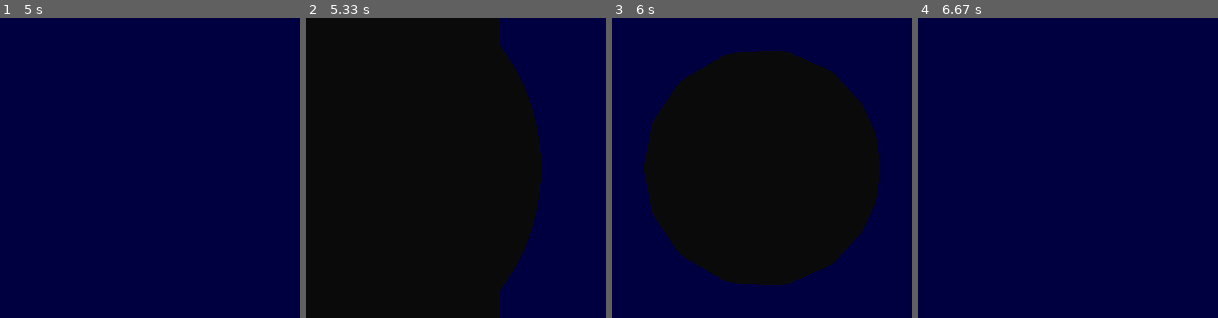
Above: before the commit, frames 1-4 (left to right).
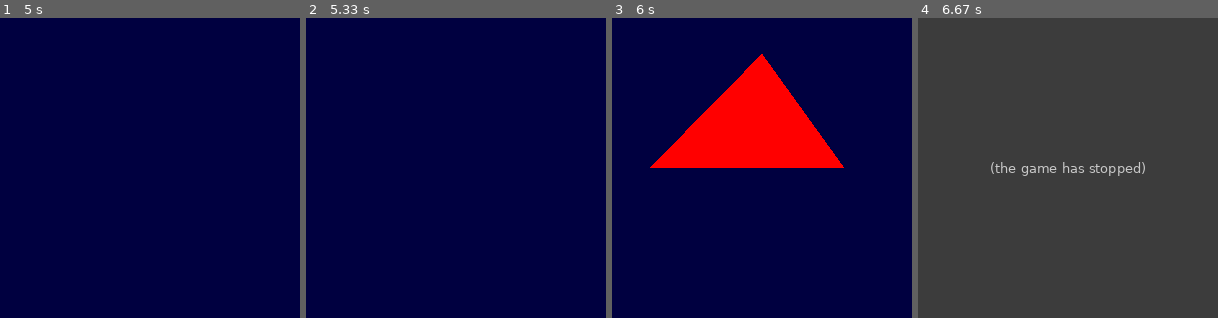
Above: after the commit, the same moments.

Repository: Distrotech/PyOpenGL
Game: pygame game, started from tests/test_core.py
Same seed, same stepped clock (60 frames per second), same inputs: the game is played once before the commit and once after it. The source is Python 2; it was converted automatically to run under Python 3.
Inputs:
- Up to frame 1 (5 s): no input
- Up to frame 2 (5.33 s): no input
- Up to frame 3 (6 s): no input
- Up to frame 4 (6.67 s): no input

Frame 1 is identical in both runs. In frame 2, 72% of the frame differs, in the area x 0-79%, y 0-100%; in frame 3, 48%; in frame 4, 100%, in the area x 0-100%, y 0-100%.
After the commit the program exited at 6.5 s; later frames show no game.

Commit message:
Get more tests passing with error-on-copy

Diff:
--- a/tests/test_core.py
+++ b/tests/test_core.py
@@ -77,19 +77,23 @@
 	def test_ctypes_array( self ):
 		color = (GLfloat * 3)( 0,1,0 )
 		glColor3fv( color )
-
-	def test_evaluator( self ):
-		"""Test whether the evaluator functions work"""
-		glDisable(GL_CULL_FACE)
-		glEnable(GL_MAP2_VERTEX_3)
-		glEnable(GL_DEPTH_TEST)
-		glEnable(GL_NORMALIZE)
-		glMap2f(GL_MAP2_VERTEX_3, 0, 1, 0, 1, self.evaluator_ctrlpoints)
-		glMapGrid2f(20, 0.0, 1.0, 20, 0.0, 1.0)
-		glShadeModel(GL_FLAT)
-		glEvalMesh2(GL_FILL, 0, 20, 0, 20)
-		glTranslatef( 0,0.001, 0 )
-		glEvalMesh2(GL_POINT, 0, 20, 0, 20)
+	if (not OpenGL.ERROR_ON_COPY) or array:
+		def test_evaluator( self ):
+			"""Test whether the evaluator functions work"""
+			glDisable(GL_CULL_FACE)
+			glEnable(GL_MAP2_VERTEX_3)
+			glEnable(GL_DEPTH_TEST)
+			glEnable(GL_NORMALIZE)
+			if array:
+				ctrl_points = array( self.evaluator_ctrlpoints,'f')
+			else:
+				ctrl_points = self.evaluator_ctrlpoints
+			glMap2f(GL_MAP2_VERTEX_3, 0, 1, 0, 1, ctrl_points)
+			glMapGrid2f(20, 0.0, 1.0, 20, 0.0, 1.0)
+			glShadeModel(GL_FLAT)
+			glEvalMesh2(GL_FILL, 0, 20, 0, 20)
+			glTranslatef( 0,0.001, 0 )
+			glEvalMesh2(GL_POINT, 0, 20, 0, 20)
 	def test_nurbs_raw( self ):
 		"""Test nurbs rendering using raw API calls"""
 		from OpenGL.raw import GLU
@@ -221,161 +225,17 @@
 		quad = gluNewQuadric()
 		glColor3f( 1,0, 0 )
 		gluSphere( quad, 1.0, 16, 16 )
-	def test_simple( self ):
-		"""Test for simple vertex-based drawing"""
-		glDisable( GL_LIGHTING )
-		glBegin( GL_TRIANGLES )
-		try:
-			try:
-				glVertex3f( 0.,1.,0. )
-			except Exception, err:
-				traceback.print_exc()
-			glVertex3fv( [-1,0,0] )
-			glVertex3dv( [1,0,0] )
-			try:
-				glVertex3dv( [1,0] )
-			except ValueError, err:
-				#Got expected value error (good)
-				pass
-			else:
-				raise RuntimeError(
-					"""Should have raised a value error on passing 2-element array to 3-element function!""",
-				)
-		finally:
-			glEnd()
-		a = glGenTextures( 1 )
-		assert a
-		b = glGenTextures( 2 )
-		assert len(b) == 2
-	def test_arbwindowpos( self ):
-		"""Test the ARB window_pos extension will load if available"""
-		from OpenGL.GL.ARB.window_pos import glWindowPos2dARB
-		if glWindowPos2dARB:
-			glWindowPos2dARB( 0.0, 3.0 )
-	def test_getstring( self ):
-		assert glGetString( GL_EXTENSIONS )
-	def test_pointers( self ):
-		"""Test that basic pointer functions work"""
-		vertex = constants.GLdouble * 3
-		vArray =  vertex * 2
-		glVertexPointerd( [[2,3,4,5],[2,3,4,5]] )
-		glVertexPointeri( ([2,3,4,5],[2,3,4,5]) )
-		glVertexPointers( [[2,3,4,5],[2,3,4,5]] )
-		glVertexPointerd( vArray( vertex(2,3,4),vertex(2,3,4) ) )
-		myVector = vArray( vertex(2,3,4),vertex(2,3,4) )
-		glVertexPointer(
-			3,
-			GL_DOUBLE,
-			0,
-			ctypes.cast( myVector, ctypes.POINTER(constants.GLdouble))
-		)
-
-		repr(glVertexPointerb( [[2,3],[4,5]] ))
-		glVertexPointerf( [[2,3],[4,5]] )
-		assert arrays.ArrayDatatype.dataPointer( None ) == None
-		glVertexPointerf( None )
-
-		glNormalPointerd( [[2,3,4],[2,3,4]] )
-		glNormalPointerd( None )
-
-		glTexCoordPointerd( [[2,3,4],[2,3,4]] )
-		glTexCoordPointerd( None )
-
-		glColorPointerd( [[2,3,4],[2,3,4]] )
-		glColorPointerd( None )
-
-		glEdgeFlagPointerb( [0,1,0,0,1,0] )
-		glEdgeFlagPointerb( None )
-
-		glIndexPointerd( [0,1,0,0,1,0] )
-		glIndexPointerd( None )
-
-		glColor4fv( [0,0,0,1] )
-
-		# string data-types...
-		import struct
-		s = struct.pack( '>iiii', 2,3,4,5 ) * 2
-		result = glVertexPointer( 4,GL_INT,0,s )
-	TESS_TEST_SHAPE = [
-			[191,   0],
-			[ 191, 1480],
-			[ 191, 1480],
-			[ 401, 1480],
-			[ 401, 1480],
-			[401,   856],
-			[401,   856],
-			[1105,  856],
-			[1105,  856],
-			[1105, 1480],
-			[1105, 1480],
-			[1315, 1480],
-			[1315, 1480],
-			[1315,    0],
-			[1315,    0],
-			[1105,    0],
-			[1105,    0],
-			[1105,  699],
-			[1105,  699],
-			[401,   699],
-			[401,   699],
-			[401,     0],
-			[401,     0],
-			[191,     0],
-			[191,     0],
-			[191,     0],
-		]
-	def test_tess(self ):
-		"""Test that tessellation works"""
-		glDisable( GL_LIGHTING )
-		glColor3f( 1,1,1 )
-		glNormal3f( 0,0,1 )
-		def begin( *args ):
-			return glBegin( *args )
-		def vertex( *args ):
-			return glVertex3dv( *args )
-		def end( *args ):
-			return glEnd( *args )
-		def combine( coords, vertex_data, weight):
-			return coords
-		tobj = gluNewTess()
-		gluTessCallback(tobj, GLU_TESS_BEGIN, begin);
-		gluTessCallback(tobj, GLU_TESS_VERTEX, vertex);
-		gluTessCallback(tobj, GLU_TESS_END, end);
-		gluTessCallback(tobj, GLU_TESS_COMBINE, combine);
-		gluTessBeginPolygon(tobj, None);
-		gluTessBeginContour(tobj);
-		for (x,y) in self.TESS_TEST_SHAPE:
-			vert = (x,y,0.0)
-			gluTessVertex(tobj, vert, vert);
-		gluTessEndContour(tobj);
-		gluTessEndPolygon(tobj);
-	def test_texture( self ):
-		"""Test texture (requires OpenGLContext and PIL)"""
-		try:
-			from OpenGLContext import texture
-			import Image
-			from OpenGL.GLUT import glutSolidTeapot
-		except ImportError, err:
-			pass
-		else:
-			glEnable( GL_TEXTURE_2D )
-			ourTexture = texture.Texture(
-				Image.open( 'yingyang.png' )
-			)
-			ourTexture()
-
-			glEnable( GL_LIGHTING )
-			glEnable( GL_LIGHT0 )
+	if not OpenGL.ERROR_ON_COPY:
+		def test_simple( self ):
+			"""Test for simple vertex-based drawing"""
+			glDisable( GL_LIGHTING )
 			glBegin( GL_TRIANGLES )
 			try:
 				try:
-					glTexCoord2f( .5, 1 )
 					glVertex3f( 0.,1.,0. )
 				except Exception, err:
 					traceback.print_exc()
-				glTexCoord2f( 0, 0 )
 				glVertex3fv( [-1,0,0] )
-				glTexCoord2f( 1, 0 )
 				glVertex3dv( [1,0,0] )
 				try:
 					glVertex3dv( [1,0] )
@@ -388,6 +248,152 @@
 					)
 			finally:
 				glEnd()
+			a = glGenTextures( 1 )
+			assert a
+			b = glGenTextures( 2 )
+			assert len(b) == 2
+	def test_arbwindowpos( self ):
+		"""Test the ARB window_pos extension will load if available"""
+		from OpenGL.GL.ARB.window_pos import glWindowPos2dARB
+		if glWindowPos2dARB:
+			glWindowPos2dARB( 0.0, 3.0 )
+	def test_getstring( self ):
+		assert glGetString( GL_EXTENSIONS )
+	if not OpenGL.ERROR_ON_COPY:
+		def test_pointers( self ):
+			"""Test that basic pointer functions work"""
+			vertex = constants.GLdouble * 3
+			vArray =  vertex * 2
+			glVertexPointerd( [[2,3,4,5],[2,3,4,5]] )
+			glVertexPointeri( ([2,3,4,5],[2,3,4,5]) )
+			glVertexPointers( [[2,3,4,5],[2,3,4,5]] )
+			glVertexPointerd( vArray( vertex(2,3,4),vertex(2,3,4) ) )
+			myVector = vArray( vertex(2,3,4),vertex(2,3,4) )
+			glVertexPointer(
+				3,
+				GL_DOUBLE,
+				0,
+				ctypes.cast( myVector, ctypes.POINTER(constants.GLdouble))
+			)
+
+			repr(glVertexPointerb( [[2,3],[4,5]] ))
+			glVertexPointerf( [[2,3],[4,5]] )
+			assert arrays.ArrayDatatype.dataPointer( None ) == None
+			glVertexPointerf( None )
+
+			glNormalPointerd( [[2,3,4],[2,3,4]] )
+			glNormalPointerd( None )
+
+			glTexCoordPointerd( [[2,3,4],[2,3,4]] )
+			glTexCoordPointerd( None )
+
+			glColorPointerd( [[2,3,4],[2,3,4]] )
+			glColorPointerd( None )
+
+			glEdgeFlagPointerb( [0,1,0,0,1,0] )
+			glEdgeFlagPointerb( None )
+
+			glIndexPointerd( [0,1,0,0,1,0] )
+			glIndexPointerd( None )
+
+			glColor4fv( [0,0,0,1] )
+
+			# string data-types...
+			import struct
+			s = struct.pack( '>iiii', 2,3,4,5 ) * 2
+			result = glVertexPointer( 4,GL_INT,0,s )
+		TESS_TEST_SHAPE = [
+				[191,   0],
+				[ 191, 1480],
+				[ 191, 1480],
+				[ 401, 1480],
+				[ 401, 1480],
+				[401,   856],
+				[401,   856],
+				[1105,  856],
+				[1105,  856],
+				[1105, 1480],
+				[1105, 1480],
+				[1315, 1480],
+				[1315, 1480],
+				[1315,    0],
+				[1315,    0],
+				[1105,    0],
+				[1105,    0],
+				[1105,  699],
+				[1105,  699],
+				[401,   699],
+				[401,   699],
+				[401,     0],
+				[401,     0],
+				[191,     0],
+				[191,     0],
+				[191,     0],
+			]
+		def test_tess(self ):
+			"""Test that tessellation works"""
+			glDisable( GL_LIGHTING )
+			glColor3f( 1,1,1 )
+			glNormal3f( 0,0,1 )
+			def begin( *args ):
+				return glBegin( *args )
+			def vertex( *args ):
+				return glVertex3dv( *args )
+			def end( *args ):
+				return glEnd( *args )
+			def combine( coords, vertex_data, weight):
+				return coords
+			tobj = gluNewTess()
+			gluTessCallback(tobj, GLU_TESS_BEGIN, begin);
+			gluTessCallback(tobj, GLU_TESS_VERTEX, vertex);
+			gluTessCallback(tobj, GLU_TESS_END, end);
+			gluTessCallback(tobj, GLU_TESS_COMBINE, combine);
+			gluTessBeginPolygon(tobj, None);
+			gluTessBeginContour(tobj);
+			for (x,y) in self.TESS_TEST_SHAPE:
+				vert = (x,y,0.0)
+				gluTessVertex(tobj, vert, vert);
+			gluTessEndContour(tobj);
+			gluTessEndPolygon(tobj);
+		def test_texture( self ):
+			"""Test texture (requires OpenGLContext and PIL)"""
+			try:
+				from OpenGLContext import texture
+				import Image
+				from OpenGL.GLUT import glutSolidTeapot
+			except ImportError, err:
+				pass
+			else:
+				glEnable( GL_TEXTURE_2D )
+				ourTexture = texture.Texture(
+					Image.open( 'yingyang.png' )
+				)
+				ourTexture()
+
+				glEnable( GL_LIGHTING )
+				glEnable( GL_LIGHT0 )
+				glBegin( GL_TRIANGLES )
+				try:
+					try:
+						glTexCoord2f( .5, 1 )
+						glVertex3f( 0.,1.,0. )
+					except Exception, err:
+						traceback.print_exc()
+					glTexCoord2f( 0, 0 )
+					glVertex3fv( [-1,0,0] )
+					glTexCoord2f( 1, 0 )
+					glVertex3dv( [1,0,0] )
+					try:
+						glVertex3dv( [1,0] )
+					except ValueError, err:
+						#Got expected value error (good)
+						pass
+					else:
+						raise RuntimeError(
+							"""Should have raised a value error on passing 2-element array to 3-element function!""",
+						)
+				finally:
+					glEnd()
 	if array:
 		def test_numpyConversion( self ):
 			"""Test that we can run a numpy conversion from double to float for glColorArray"""
@@ -407,47 +413,48 @@
 			assert v == GL_VERTEX_ARRAY, (v,GL_VERTEX_ARRAY)
 			assert v.name == GL_VERTEX_ARRAY.name, v.name
 
-	def test_copyNonContiguous( self ):
-		"""Test that a non-contiguous (transposed) array gets applied as a copy"""
-		glMatrixMode(GL_MODELVIEW)
-		glPushMatrix( )
-		try:
-			import numpy
-			transf = numpy.identity(4, dtype=numpy.float32)
-			# some arbitrary transformation...
-			transf[0,3] = 2.5
-			transf[2,3] = -80
-
-			# what do we get with the un-transposed version...
+	if not OpenGL.ERROR_ON_COPY:
+		def test_copyNonContiguous( self ):
+			"""Test that a non-contiguous (transposed) array gets applied as a copy"""
 			glMatrixMode(GL_MODELVIEW)
-			glLoadIdentity()
-			glMultMatrixf(transf)
-			untransposed = glGetFloatv(GL_MODELVIEW_MATRIX)
-			# now transposed...
-
-			# with a copy it works...
-			t2 = transf.transpose().copy()
-			# This doesn't work:
-			glLoadIdentity()
-			glMultMatrixf(t2)
-			# This does work:
-			#glMultMatrixf(transf.transpose().copy())
-			transposed = glGetFloatv(GL_MODELVIEW_MATRIX)
-
-			assert not numpy.allclose( transposed, untransposed ), (transposed, untransposed)
-
-			t2 = transf.transpose()
-			# This doesn't work:
-			glLoadIdentity()
-			glMultMatrixf(t2)
-			# This does work:
-			#glMultMatrixf(transf.transpose().copy())
-			transposed = glGetFloatv(GL_MODELVIEW_MATRIX)
-
-			assert not numpy.allclose( transposed, untransposed ), (transposed, untransposed)
-		finally:
-			glMatrixMode(GL_MODELVIEW)
-			glPopMatrix()
+			glPushMatrix( )
+			try:
+				import numpy
+				transf = numpy.identity(4, dtype=numpy.float32)
+				# some arbitrary transformation...
+				transf[0,3] = 2.5
+				transf[2,3] = -80
+
+				# what do we get with the un-transposed version...
+				glMatrixMode(GL_MODELVIEW)
+				glLoadIdentity()
+				glMultMatrixf(transf)
+				untransposed = glGetFloatv(GL_MODELVIEW_MATRIX)
+				# now transposed...
+
+				# with a copy it works...
+				t2 = transf.transpose().copy()
+				# This doesn't work:
+				glLoadIdentity()
+				glMultMatrixf(t2)
+				# This does work:
+				#glMultMatrixf(transf.transpose().copy())
+				transposed = glGetFloatv(GL_MODELVIEW_MATRIX)
+
+				assert not numpy.allclose( transposed, untransposed ), (transposed, untransposed)
+
+				t2 = transf.transpose()
+				# This doesn't work:
+				glLoadIdentity()
+				glMultMatrixf(t2)
+				# This does work:
+				#glMultMatrixf(transf.transpose().copy())
+				transposed = glGetFloatv(GL_MODELVIEW_MATRIX)
+
+				assert not numpy.allclose( transposed, untransposed ), (transposed, untransposed)
+			finally:
+				glMatrixMode(GL_MODELVIEW)
+				glPopMatrix()
 	def test_nullTexture( self ):
 		"""Test that we can create null textures"""
 		glTexImage2D(GL_TEXTURE_2D, 0, GL_RGB8, 512, 512, 0, GL_RGB, GL_INT, None)
@@ -472,9 +479,10 @@
 		import numpy
 		textures = glGenTextures(2)
 		residents = []
+		data = numpy.array( self.someData,'i' )
 		for texture in textures:
 			glBindTexture( GL_TEXTURE_2D,int(texture) )
-			glTexImage2D(GL_TEXTURE_2D, 0, GL_RGB8, 1, 1, 0, GL_RGB, GL_INT, self.someData)
+			glTexImage2D(GL_TEXTURE_2D, 0, GL_RGB8, 1, 1, 0, GL_RGB, GL_INT, data)
 			residents.append(
 				glGetTexParameteriv(GL_TEXTURE_2D, GL_TEXTURE_RESIDENT )
 			)
@@ -626,8 +634,8 @@
 			glNormal3f( 0,0,1 )
 			glBegin( GL_QUADS )
 			for v in [[0,0,0],[0,1,0],[1,1,0],[1,0,0]]:
-				glColor3fv( v )
-				glVertex3dv( v )
+				glColor3f( *v )
+				glVertex3d( *v )
 			glEnd()
 		finally:
 			glPopAttrib(); # restore viewport
@@ -644,47 +652,49 @@
 		glBegin( GL_QUADS )
 		try:
 			for v in [[0,0,0],[0,1,0],[1,1,0],[1,0,0]]:
-				glTexCoord2fv( v[:2] )
-				glVertex3dv( v )
+				glTexCoord2f( *v[:2] )
+				glVertex3d( *v )
 		finally:
 			glEnd()
 	def test_gl_1_2_support( self ):
 		if glBlendColor:
 			glBlendColor( .3, .4, 1.0, .3 )
 			print 'OpenGL 1.2 support'
-	def test_glmultidraw( self ):
-		"""Test that glMultiDrawElements works, uses glDrawElements"""
-		if glMultiDrawElements:
-			points = [
-				(i,0,0) for i in range( 8 )
-			] + [
-				(i,1,0) for i in range( 8 )
-			]
-			indices = [
-				[0,8,9,1, 2,10,11,3,],
-				[4,12,13,5,6,14,15,7],
-			]
-			counts = [ len(x) for x in indices ]
-			glEnableClientState( GL_VERTEX_ARRAY )
-			glDisableClientState( GL_COLOR_ARRAY )
-			glDisableClientState( GL_NORMAL_ARRAY )
-			try:
-				glVertexPointerd( points )
-				glDisable( GL_LIGHTING )
+	if array:
+		def test_glmultidraw( self ):
+			"""Test that glMultiDrawElements works, uses glDrawElements"""
+			if glMultiDrawElements:
+				points = array([
+					(i,0,0) for i in range( 8 )
+				] + [
+					(i,1,0) for i in range( 8 )
+				], 'd')
+				indices = array([
+					[0,8,9,1, 2,10,11,3,],
+					[4,12,13,5,6,14,15,7],
+				],'B')
+				counts = [ len(x) for x in indices ]
+				glEnableClientState( GL_VERTEX_ARRAY )
+				glDisableClientState( GL_COLOR_ARRAY )
+				glDisableClientState( GL_NORMAL_ARRAY )
 				try:
-					glMultiDrawElements(GL_QUAD_STRIP, counts, GL_UNSIGNED_BYTE, indices, 2)
+					glVertexPointerd( points )
+					glDisable( GL_LIGHTING )
+					try:
+						glMultiDrawElements(GL_QUAD_STRIP, counts, GL_UNSIGNED_BYTE, indices, 2)
+					finally:
+						glEnable( GL_LIGHTING )
 				finally:
-					glEnable( GL_LIGHTING )
-			finally:
-				glDisableClientState( GL_VERTEX_ARRAY )
-		else:
-			print 'No multi_draw_arrays support'
+					glDisableClientState( GL_VERTEX_ARRAY )
+			else:
+				print 'No multi_draw_arrays support'
 	def test_glDrawBuffers_list( self ):
 		"""Test that glDrawBuffers with list argument doesn't crash"""
-		args = [
-		   GL_COLOR_ATTACHMENT0_EXT,
-		   GL_COLOR_ATTACHMENT1_EXT,
-		]
+		a_type = constants.GLenum*2
+		args = a_type(
+			GL_COLOR_ATTACHMENT0_EXT,
+			GL_COLOR_ATTACHMENT1_EXT,
+		)
 		try:
 			glDrawBuffers( 2, args )
 		except GLError, err:
@@ -715,10 +725,11 @@
 				GL_COLOR_ATTACHMENT1_EXT,
 				GL_TEXTURE_2D, img2, 0
 			)
-			drawingBuffers = [
+			a_type = constants.GLenum*2
+			drawingBuffers = a_type(
 				GL_COLOR_ATTACHMENT0_EXT,
 				GL_COLOR_ATTACHMENT1_EXT,
-			]
+			)
 			glDrawBuffers(2, drawingBuffers )
 		finally:
 			glBindFramebufferEXT( GL_FRAMEBUFFER_EXT, 0 )
@@ -730,32 +741,32 @@
 			glDisable( GL_HISTOGRAM )
 		else:
 			print 'No ARB imaging extension'
-
-	def test_gluNurbsCurve( self ):
-		"""Test that gluNurbsCurve raises error on invalid arguments"""
-		nurb = gluNewNurbsRenderer()
-		gluBeginCurve( nurb )
-		self.failUnlessRaises( error.GLUerror,
-			gluNurbsCurve,
-				nurb,
-				[0, 1.0],
-				[[0,0,0],[1,0,0],[1,1,0]],
-				GL_MAP1_VERTEX_3,
-		)
-		self.failUnlessRaises( error.GLUerror,
-			gluNurbsCurve,
-				nurb,
-				[],
-				[[0,0,0],[1,0,0],[1,1,0]],
-				GL_MAP1_VERTEX_3,
-		)
-		self.failUnlessRaises( error.GLUerror,
-			gluNurbsCurve,
-				nurb,
-				[],
-				[],
-				GL_MAP1_VERTEX_3,
-		)
+	if not OpenGL.ERROR_ON_COPY:
+		def test_gluNurbsCurve( self ):
+			"""Test that gluNurbsCurve raises error on invalid arguments"""
+			nurb = gluNewNurbsRenderer()
+			gluBeginCurve( nurb )
+			self.failUnlessRaises( error.GLUerror,
+				gluNurbsCurve,
+					nurb,
+					[0, 1.0],
+					[[0,0,0],[1,0,0],[1,1,0]],
+					GL_MAP1_VERTEX_3,
+			)
+			self.failUnlessRaises( error.GLUerror,
+				gluNurbsCurve,
+					nurb,
+					[],
+					[[0,0,0],[1,0,0],[1,1,0]],
+					GL_MAP1_VERTEX_3,
+			)
+			self.failUnlessRaises( error.GLUerror,
+				gluNurbsCurve,
+					nurb,
+					[],
+					[],
+					GL_MAP1_VERTEX_3,
+			)
 	def test_get_version( self ):
 		from OpenGL.extensions import getGLVersion
 		version = getGLVersion()
--- a/tests/test_numpyaccel.py
+++ b/tests/test_numpyaccel.py
@@ -1,6 +1,6 @@
 import unittest, numpy, ctypes
 from OpenGL_accelerate import numpy_formathandler as npf
-from OpenGL import error, constants
+from OpenGL import error, constants, ERROR_ON_COPY
 
 class TestAccelNumpy( unittest.TestCase ):
 	def setUp( self ):
@@ -27,13 +27,21 @@
 	def test_asArray( self ):
 		p = self.handler.asArray( self.array )
 		assert p is self.array
-	def test_asArrayConvert( self ):
-		p = self.handler.asArray( self.array, constants.GL_DOUBLE )
-		assert p is not self.array
-		assert p.dtype == numpy.float64
-		p = self.handler.asArray( self.array, 'd' )
-		assert p is not self.array
-		assert p.dtype == numpy.float64
+	if ERROR_ON_COPY:
+		def test_asArrayConvert( self ):
+			self.failUnlessRaises(
+				error.CopyError,
+				self.handler.asArray,
+					self.array, constants.GL_DOUBLE
+			)
+	else:
+		def test_asArrayConvert( self ):
+			p = self.handler.asArray( self.array, constants.GL_DOUBLE )
+			assert p is not self.array
+			assert p.dtype == numpy.float64
+			p = self.handler.asArray( self.array, 'd' )
+			assert p is not self.array
+			assert p.dtype == numpy.float64
 	def test_asArrayCopy( self ):
 		a2 = self.array[:,0]
 		assert not a2.flags.contiguous
